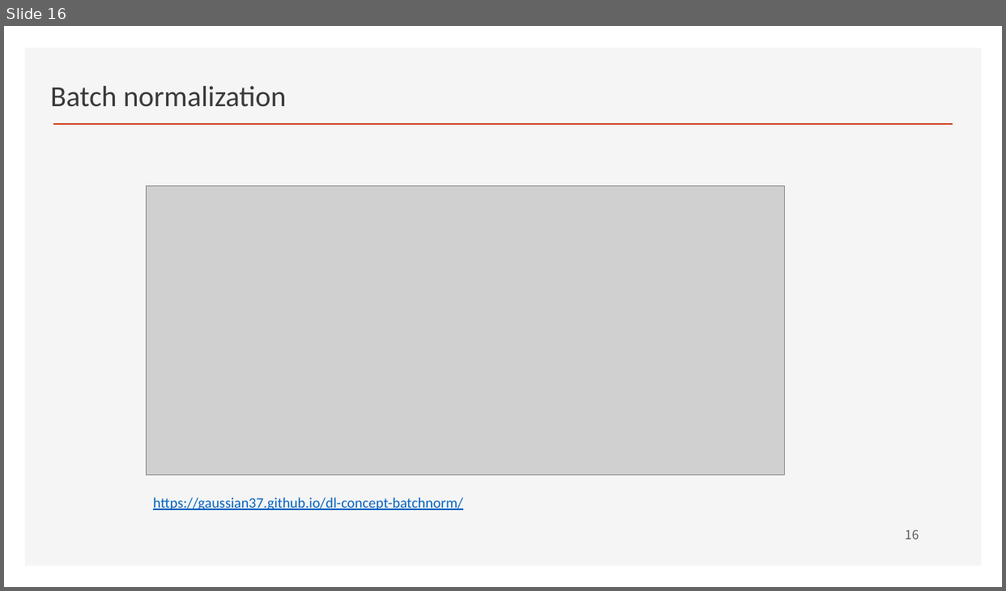
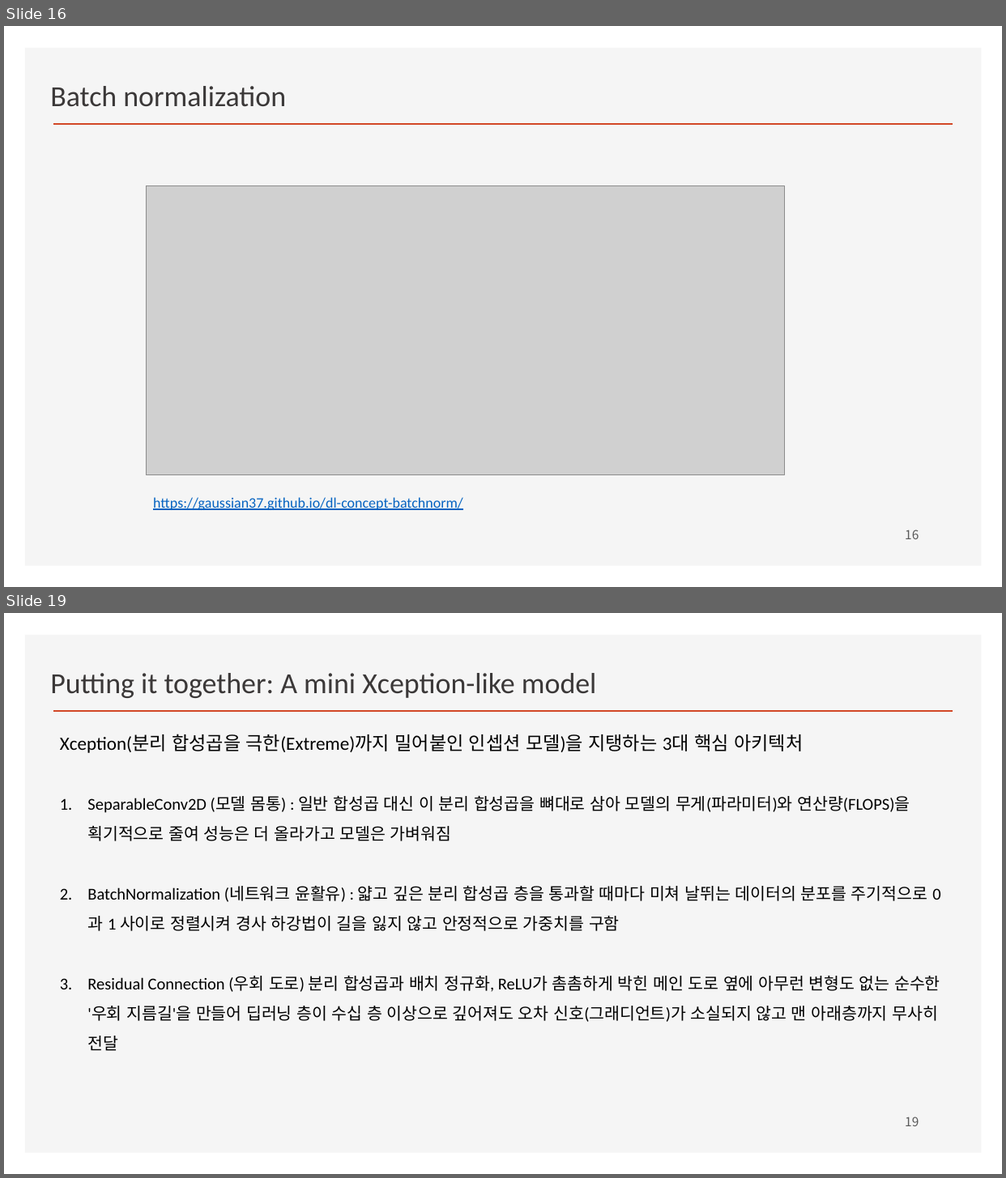
Before and after one commit to ancestor9/2026_Fall_Deep-Learning-with-Python, a slide deck: Chapter 09 ConvNet architecture patterns.pptx. Shown one above the other, each under a label of ours: slide 16 before the commit, slides 16 and 19 after it; the slides between them are not shown. The pictures are 1006x591 and 1006x1178 pixels, drawn with LibreOffice and Linux fonts; fonts in the diff are those of the drawing; grey boxes stand for pictures; background and template pictures are left out. Boxes give left, top, right and bottom in pixels: in the first picture for what was removed or moved away, otherwise in the second. Text is boxed around its words. In the diff, an @@ line names an element or a change of style, - is before the commit and + after.

```diff
--- a/Chapter 09 ConvNet architecture patterns.pptx
+++ b/Chapter 09 ConvNet architecture patterns.pptx
@@ slide 19 added at (x1=4, y1=613, x2=1002, y2=1174), background #FFFFFF; not listed: 2 template elements that a slide beside it also shows @@
@@ text added at (x1=50, y1=673, x2=597, y2=698), 28 pt, text #3B3838 @@
+Putting it together: A mini Xception-like model
@@ text added at (x1=60, y1=734, x2=940, y2=1051), 16 pt, text #000000 @@
+Xception(분리 합성곱을 극한(Extreme)까지 밀어붙인 인셉션 모델)을 지탱하는 3대 핵심 아키텍처
+1. SeparableConv2D (모델 몸통) : 일반 합성곱 대신 이 분리 합성곱을 뼈대로 삼아 모델의 무게(파라미터)와 연산량(FLOPS)을 획기적으로 줄여 성능은 더 올라가고 모델은 가벼워짐
+2. BatchNormalization (네트워크 윤활유) : 얇고 깊은 분리 합성곱 층을 통과할 때마다 미쳐 날뛰는 데이터의 분포를 주기적으로 0과 1 사이로 정렬시켜 경사 하강법이 길을 잃지 않고 안정적으로 가중치를 구함
+3. Residual Connection (우회 도로) 분리 합성곱과 배치 정규화, ReLU가 촘촘하게 박힌 메인 도로 옆에 아무런 변형도 없는 순수한 '우회 지름길'을 만들어 딥러닝 층이 수십 층 이상으로 깊어져도 오차 신호(그래디언트)가 소실되지 않고 맨 아래층까지 무사히 전달
@@ page number added at (x1=905, y1=1117, x2=918, y2=1127), 12 pt, text #595959 @@
+19
```
Also in this commit, not shown: 1 slide changed, 1 other slide added, 1 slide removed.
